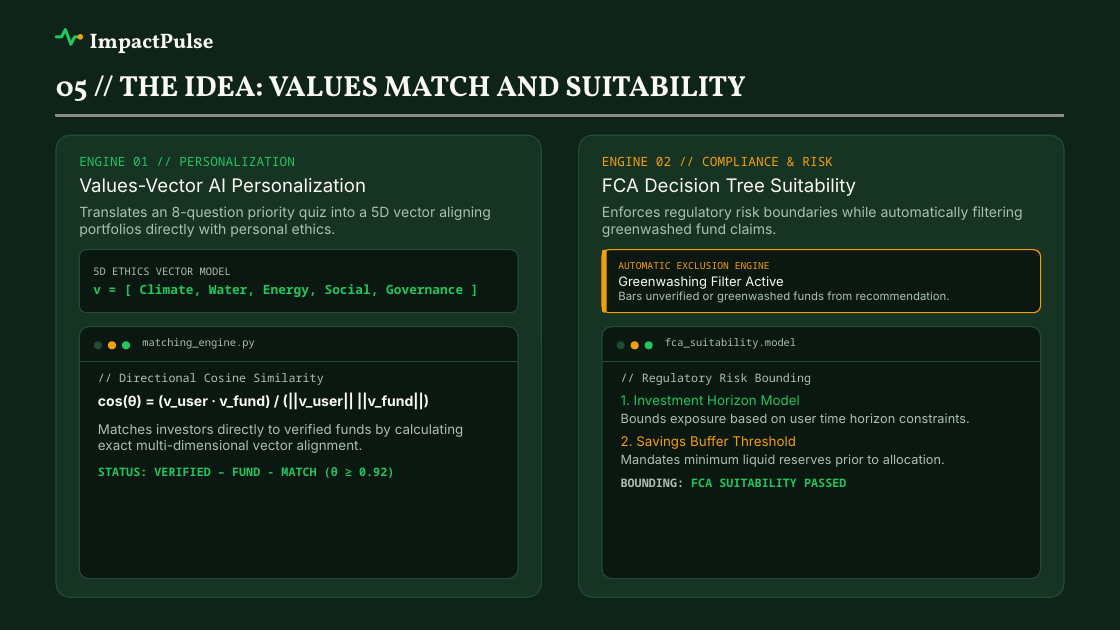
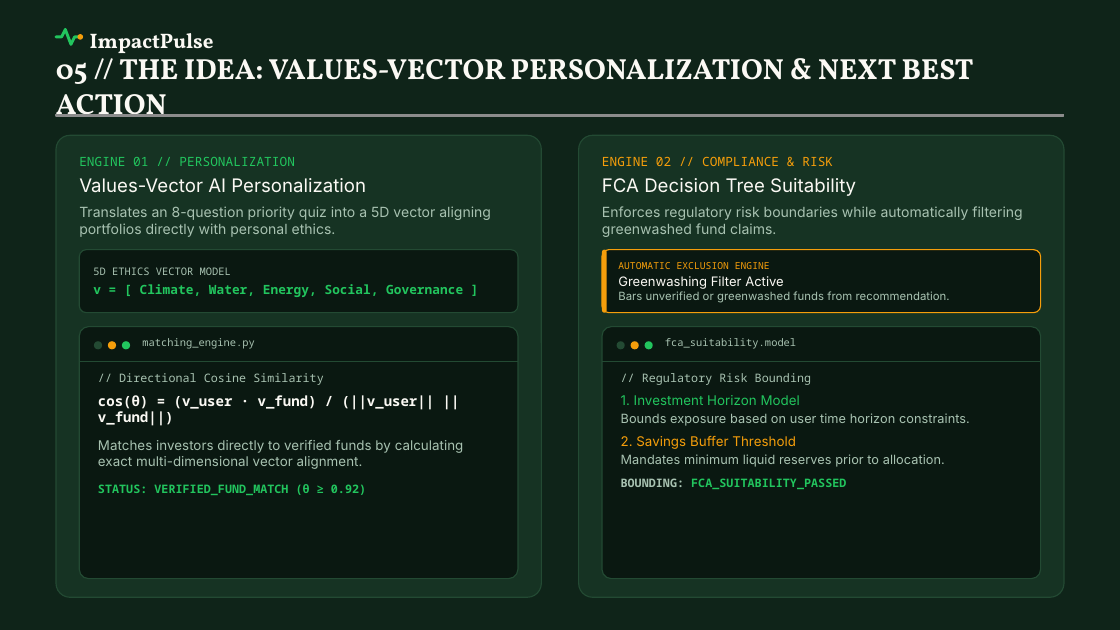
Before and after one commit to Siva-Subramaniam-DS/TCS-Project, a slide deck: slide 6 of ImpactPulse_TCS_Submission_12Slides.pptx. Drawn at 1120x630 pixels with LibreOffice and Linux fonts; fonts in the diff are those of the drawing; grey boxes stand for pictures; background and template pictures are left out. Boxes give left, top, right and bottom in pixels: in the first picture for what was removed or moved away, otherwise in the second. Text is boxed around its words. In the diff, an @@ line names an element or a change of style, - is before the commit and + after.

```diff
--- a/ImpactPulse_TCS_Submission_12Slides.pptx
+++ b/ImpactPulse_TCS_Submission_12Slides.pptx
@@ text at (56,51,974,117): text changed @@
-05 // THE IDEA: VALUES MATCH AND SUITABILITY
+05 // THE IDEA: VALUES-VECTOR PERSONALIZATION & NEXT BEST ACTION
@@ text at (98,395,434,426): font Inter to Noto Sans Mono in "cos(θ) = (v_user · v_fund) / (||v_user|| ..." @@
@@ text at (621,478,846,489): text changed @@
-BOUNDING: FCA SUITABILITY PASSED
+BOUNDING: FCA_SUITABILITY_PASSED
@@ text at (98,484,366,495): text changed @@
-STATUS: VERIFIED – FUND - MATCH (θ ≥ 0.92)
+STATUS: VERIFIED_FUND_MATCH (θ ≥ 0.92)
```
Also in this commit, not shown: 11 other slides changed, 17 other files.
